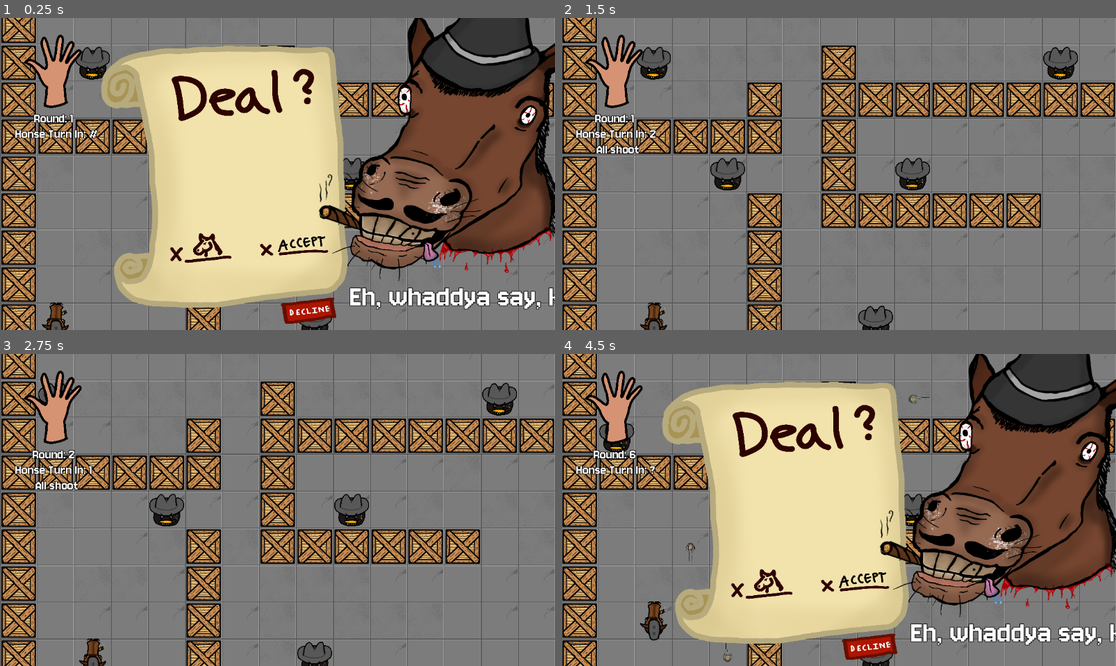
Above: before the commit, frames 1-4 (two rows, left to right).
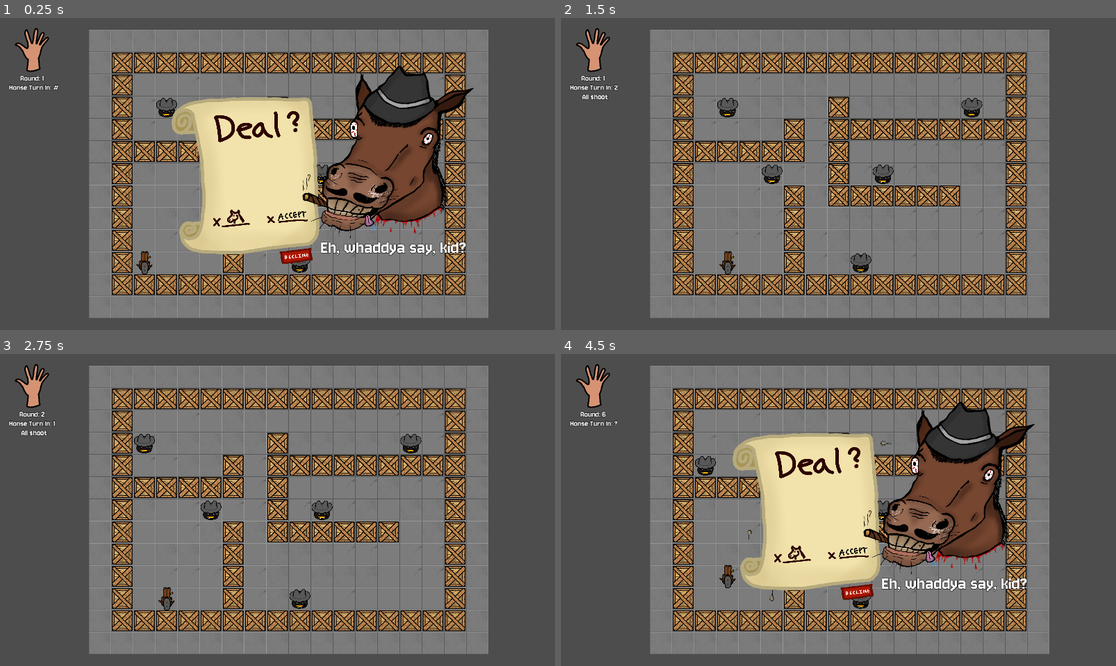
Above: after the commit, the same moments.

Repository: AT0M1X/TheHorseheadPact
Game: Godot game, scene res://scenes/main/Main.tscn
Two runs of this game, one before a commit and one after it. Both use one fixed random seed, a clock stepped at 60 frames per second and the inputs below.
Inputs (mouse positions are in pixels of both pictures, inside the frame that each line leads up to; where the layout moved, square brackets give the same spot in the first picture):
- Up to frame 1 (0.25 s): no input
- Up to frame 2 (1.5 s): click (855, 214) [860, 242] at 0.5 s; tap Enter at 1.25 s; hold D (move_right) from 1.28 s (still down); hold Space (shoot) from 1.28 s (still down)
- Up to frame 3 (2.75 s): release D (move_right) at 2.03 s; release Space (shoot) at 2.03 s; hold S (move_down) from 2.03 s (still down); tap Space (shoot) at 2.1 s
- Up to frame 4 (4.5 s): tap Enter at 2.75, 4.25 s; release S (move_down) at 2.78 s; hold D (move_right) 2.78-3.53 s; hold Space (shoot) 2.78-3.53 s; hold W (move_up) 3.53-4.28 s; tap Space (shoot) at 3.6 s; hold A (move_left) from 4.28 s (still down); hold Space (shoot) from 4.28 s (still down)

The runs differ from the first frame. In frame 1, 77% of the frame differs, in the area x 0-100%, y 0-100%; in frame 2, 68%; in frame 3, 67%; in frame 4, 77%.

Commit message:
fixed window size

Diff:
--- a/project.godot
+++ b/project.godot
@@ -20,6 +20,11 @@
 TurnManager="*res://autoload/TurnManager.gd"
 Settings="*res://autoload/Settings.gd"
 DealManager="*res://autoload/DealManager.gd"
+
+[display]
+
+window/size/window_width_override=1920
+window/size/window_height_override=1080
 
 [global_group]
 
Not shown, added: TheHorseheadPact.exe
